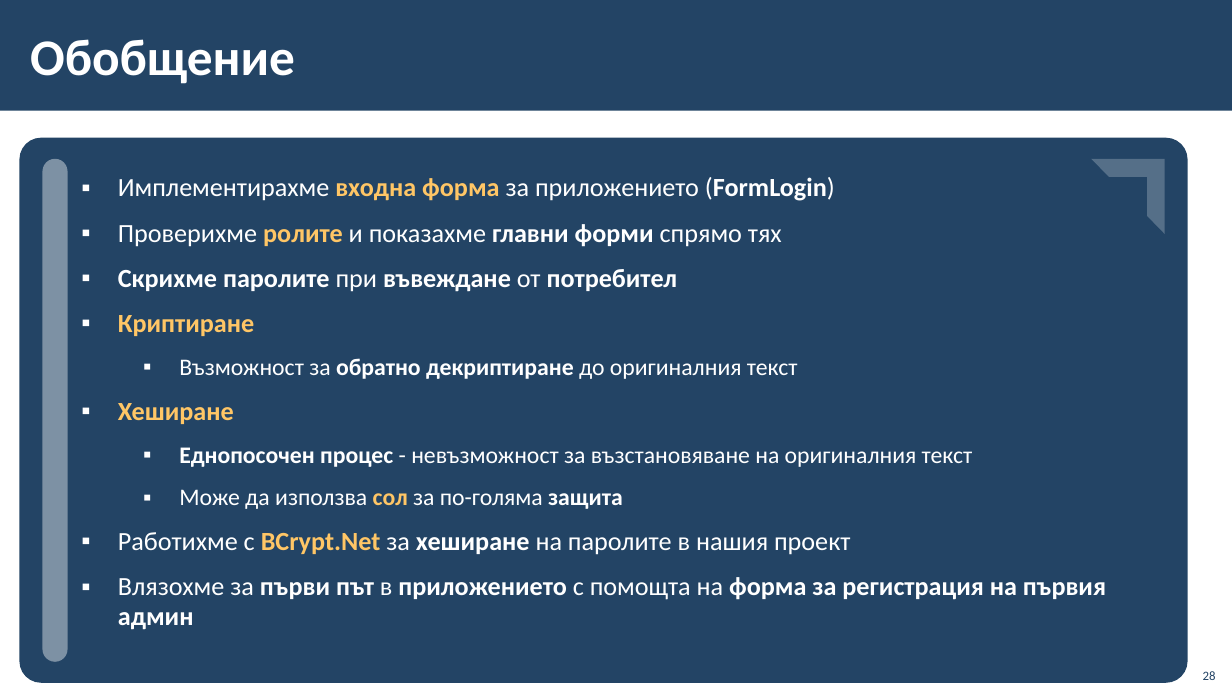
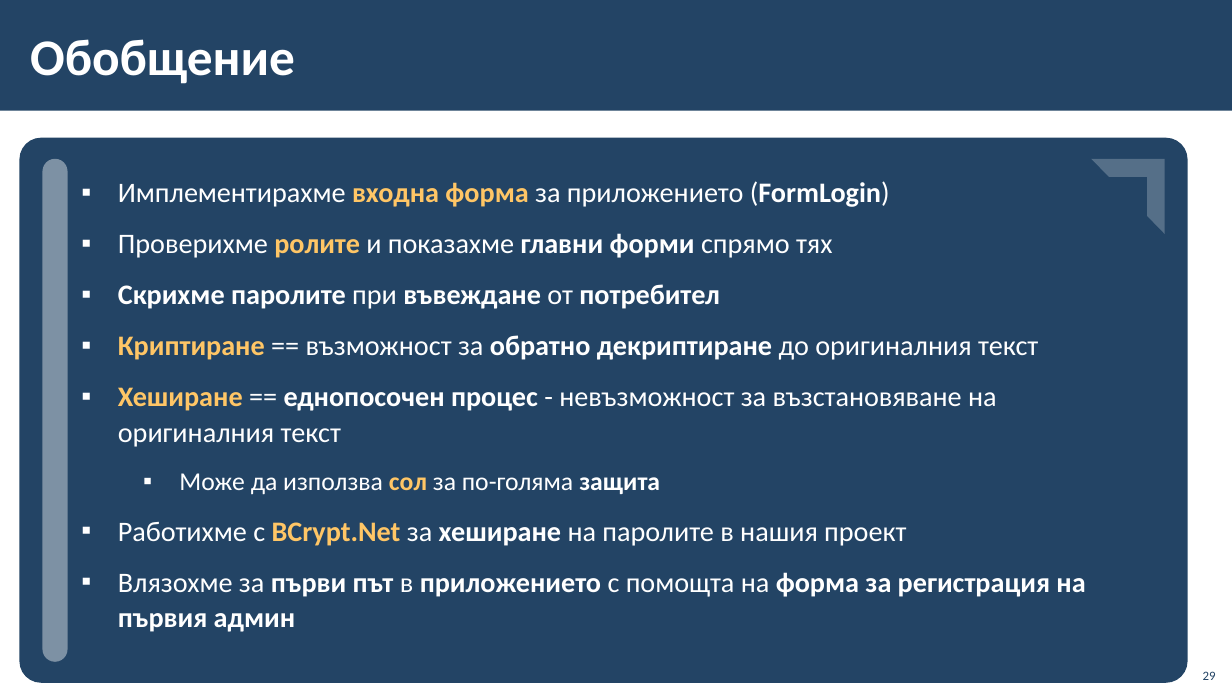
Before and after one commit to BG-IT-Edu/School-Programming, a slide deck: slide 29 of Courses/Software-Sciences/Module-4-Information-Systems-New/12-Implementation-of-Information-System/12-Implementation-of-Information-System-First-Part.pptx (slide 28 before the commit). Drawn at 1232x693 pixels with LibreOffice and Linux fonts; fonts in the diff are those of the drawing; background and template pictures are left out. Boxes give left, top, right and bottom in pixels: in the first picture for what was removed or moved away, otherwise in the second. Text is boxed around its words. In the diff, an @@ line names an element or a change of style, - is before the commit and + after.

```diff
--- a/Courses/Software-Sciences/Module-4-Information-Systems-New/12-Implementation-of-Information-System/12-Implementation-of-Information-System-First-Part.pptx
+++ b/Courses/Software-Sciences/Module-4-Information-Systems-New/12-Implementation-of-Information-System/12-Implementation-of-Information-System-First-Part.pptx
@@ text at box(118, 181, 1085, 632): size 20.4 to 22 pt in "Имплементирахме входна форма за приложението (FormLogin)", "Проверихме ролите и показахме главни форми спрямо ...", "Скрихме паролите при въвеждане от потребител", "Работихме с BCrypt.Net за хеширане на паролите ..." and 1 more places; size 18.5 to 20 pt in "Може да използва сол за по-голяма защита"; line spacing 0.95 to 1.05 @@
@@ text at box(118, 335, 1038, 447): text changed; size 18.5 to 22 pt @@
-▪ Криптиранe
-  ▪ Възможност за обратно декриптиране до оригиналния текст
-▪ Хеширане
-  ▪ Еднопосочен процес - невъзможност за възстановяване на оригиналния текст
+▪ Криптиранe == възможност за обратно декриптиране до оригиналния текст
+▪ Хеширане == еднопосочен процес - невъзможност за възстановяване на оригиналния текст
@@ page number at box(1203, 671, 1216, 680): text changed @@
-28
+29
```
Also in this commit, not shown: 12 other slides changed, 1 slide added.
